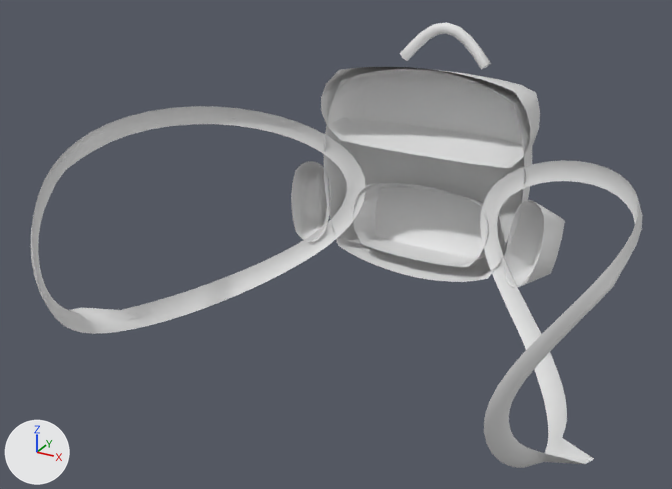
What one commit did to the OBJ model tools/make_wear4/art/export/backpack_sky.obj.
The view is the same before and after, from a 50 mm lens placed at (0.843, -1.989, 0.759), pointed at (-0.041, -0.381, -0.045). Arrows for +X, +Y and +Z are at lower left; the lights stay in place. The older version comes first. Where no turn or scale is listed for an object, it has been applied to the vertices. Vertices at exactly the same position are counted once.

The first picture shows 'flap', 'handle', 'pack', 'pocket', 'side+1', 'side-1', 'strap+1', 'strap-1'.
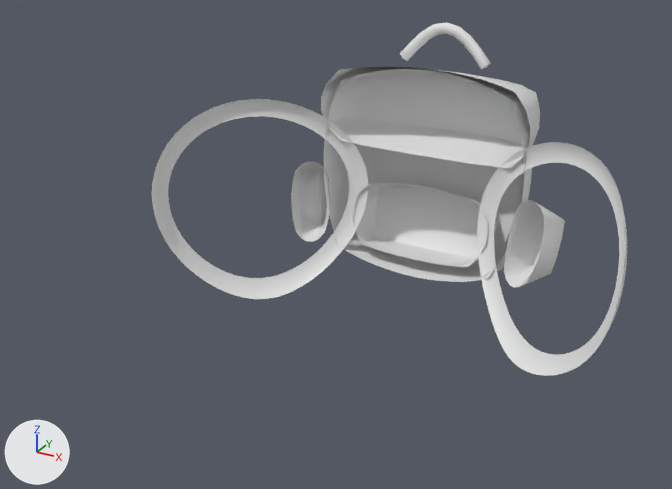
Patch to the scene script:
```diff
--- a/tools/make_wear4/art/export/backpack_sky.obj.py
+++ b/tools/make_wear4/art/export/backpack_sky.obj.py
@@ me_strap_1 @@
 # used by ob_strap_1; location = (0.0, 0.0, 0.0)
-me_strap_1.from_pydata(...)  # 168 vertices, 224 faces; spans x 0.153..0.597, y -0.826..-0.018, z -0.314..0.172
+me_strap_1.from_pydata(...)  # 168 vertices, 224 faces; spans x 0.148..0.556, y -0.366..-0.014, z -0.314..0.172
+# me_strap_1 part 1: 168 of 168 vertices moved; they spanned x 0.153..0.597, y -0.826..-0.018, z -0.314..0.172 and now span x 0.148..0.556, y -0.366..-0.014, z -0.314..0.172; mean shift (-0.054, 0.21, 0.0)
@@ me_strap_1_1 @@
 # used by ob_strap_1_1; location = (0.0, 0.0, 0.0)
-me_strap_1_1.from_pydata(...)  # 168 vertices, 224 faces; spans x -0.597..-0.153, y -0.826..-0.018, z -0.314..0.172
+me_strap_1_1.from_pydata(...)  # 168 vertices, 224 faces; spans x -0.556..-0.148, y -0.366..-0.014, z -0.314..0.172
+# me_strap_1_1 part 2: 168 of 168 vertices moved; they spanned x -0.597..-0.153, y -0.826..-0.018, z -0.314..0.172 and now span x -0.556..-0.148, y -0.366..-0.014, z -0.314..0.172; mean shift (0.054, 0.21, 0.0)
```

Pixel boxes [x1, y1, x2, y2] of what changed, in the pictures (672 x 489 px):
'strap-1', reshaped (35% narrower, 12% shorter): before [31, 106, 366, 334]; after [152, 99, 368, 299]
'strap+1', reshaped (8% narrower, 24% shorter): before [480, 160, 643, 468]; after [477, 142, 627, 376]
